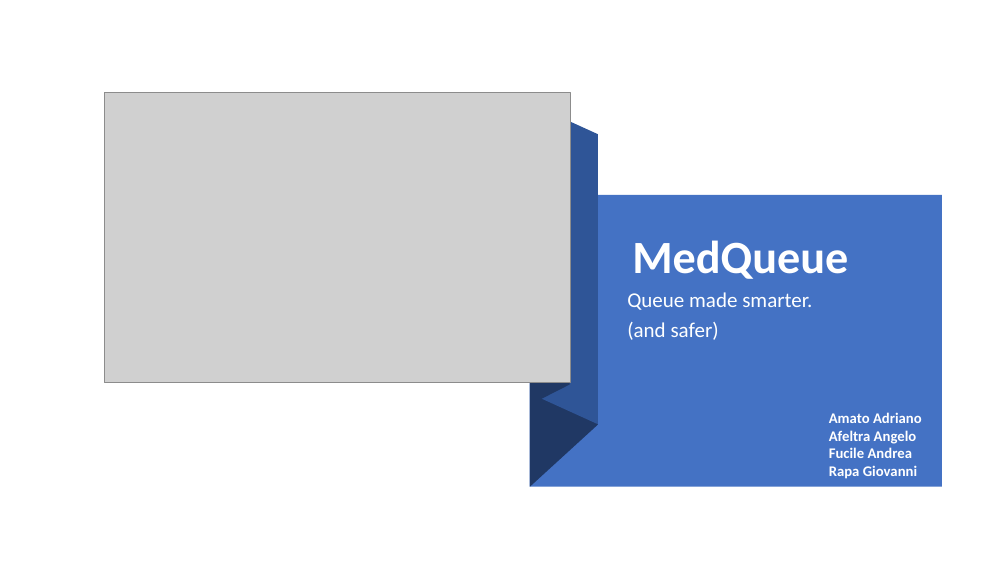
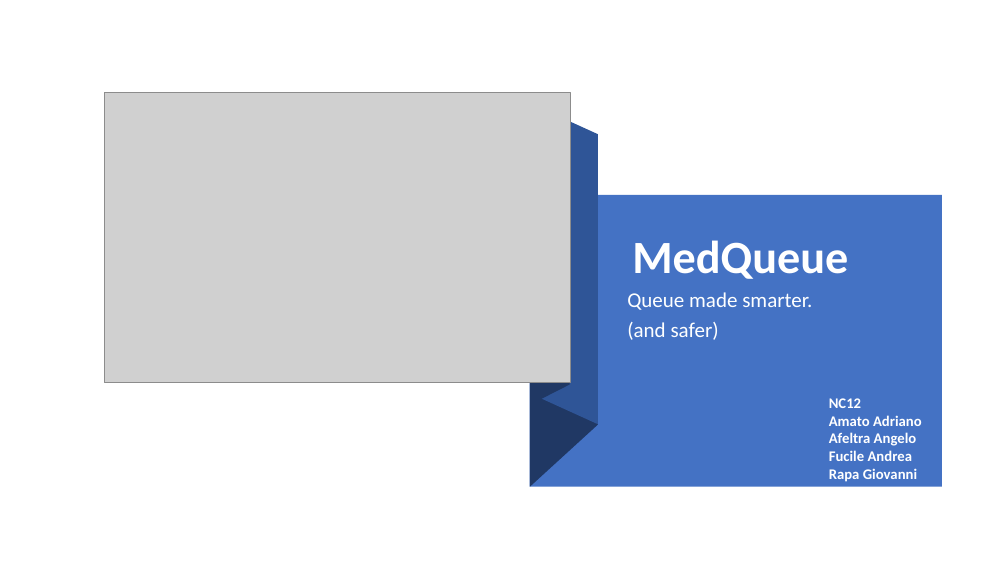
Before and after one commit to Givaa/MedQueue, a slide deck: slide 1 of This is my PP/Presentazione 06-12-2020.pptx. Drawn at 1008x567 pixels with LibreOffice and Linux fonts; fonts in the diff are those of the drawing; grey boxes stand for pictures. Boxes give left, top, right and bottom in pixels: in the first picture for what was removed or moved away, otherwise in the second. Text is boxed around its words. In the diff, an @@ line names an element or a change of style, - is before the commit and + after.

```diff
--- a/This is my PP/Presentazione 06-12-2020.pptx
+++ b/This is my PP/Presentazione 06-12-2020.pptx
@@ text "NC12": place and size @@
-text "NC12" at [829,412,922,479]
+text "NC12" at [829,398,922,482]
@@ text at [829,398,861,408]: paragraph added @@
+NC12
```
Also in this commit, not shown: 2 other slides changed, 1 slide removed.
